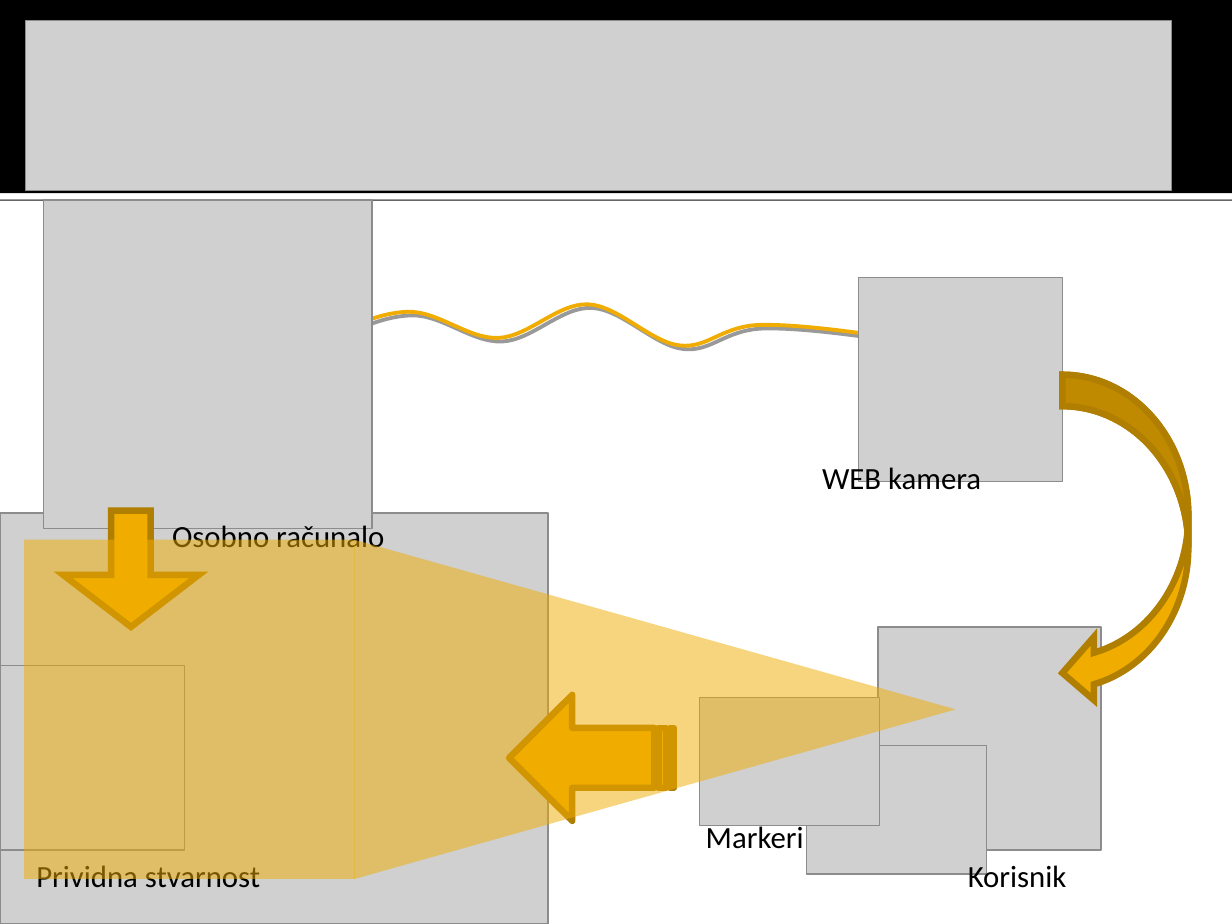
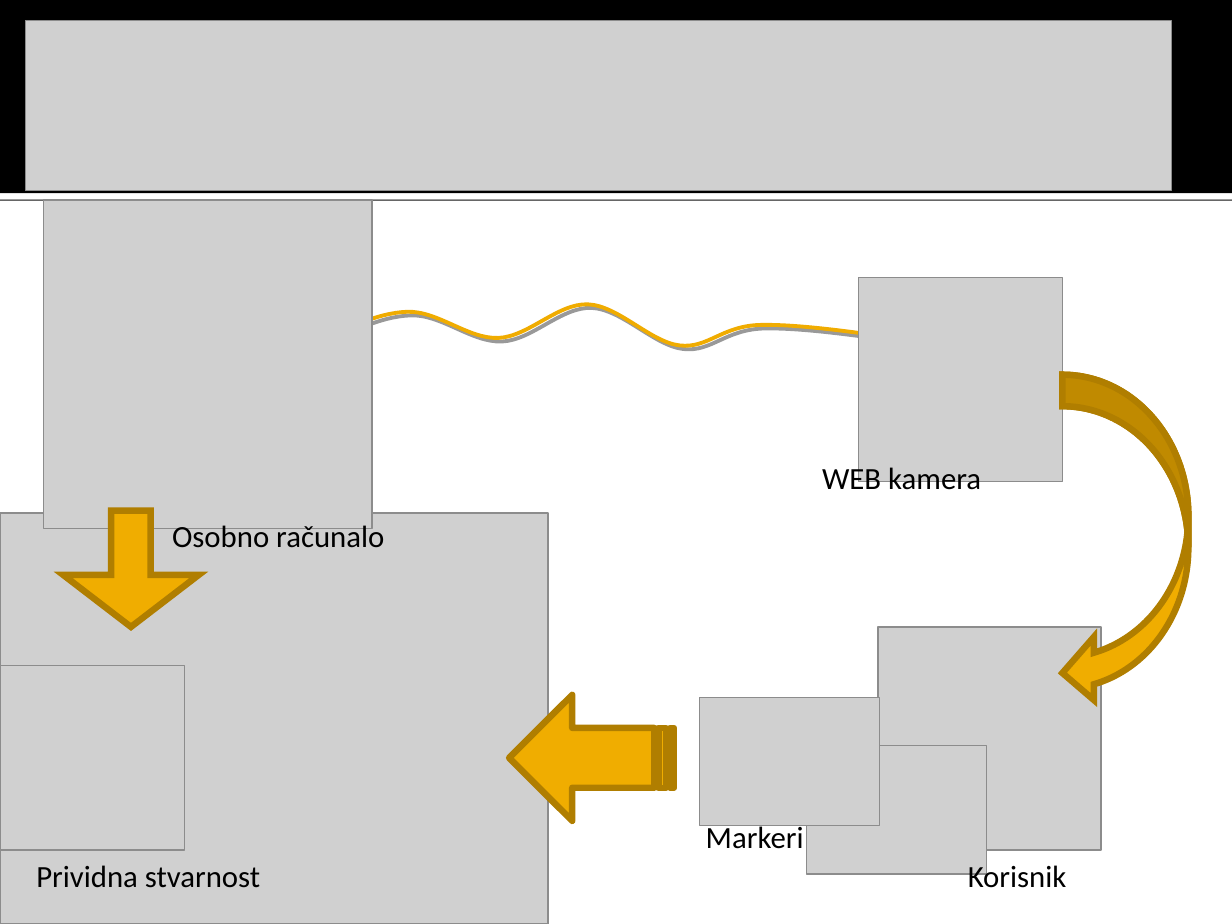
Before and after one commit to MarioVolarevic/projekt-irg-2011, a slide deck: slide 3 of Prezentacija/FERmula 1.ppt. Drawn at 1232x924 pixels with LibreOffice and Linux fonts; fonts in the diff are those of the drawing; grey boxes stand for pictures. Boxes give left, top, right and bottom in pixels: in the first picture for what was removed or moved away, otherwise in the second. Text is boxed around its words. In the diff, an @@ line names an element or a change of style, - is before the commit and + after.

```diff
--- a/Prezentacija/FERmula 1.ppt
+++ b/Prezentacija/FERmula 1.ppt
@@ rectangle removed at [25,540,355,880] @@
@@ flow chart merge removed at [355,540,956,880] @@
```
Also in this commit, not shown: 1 slide added.
